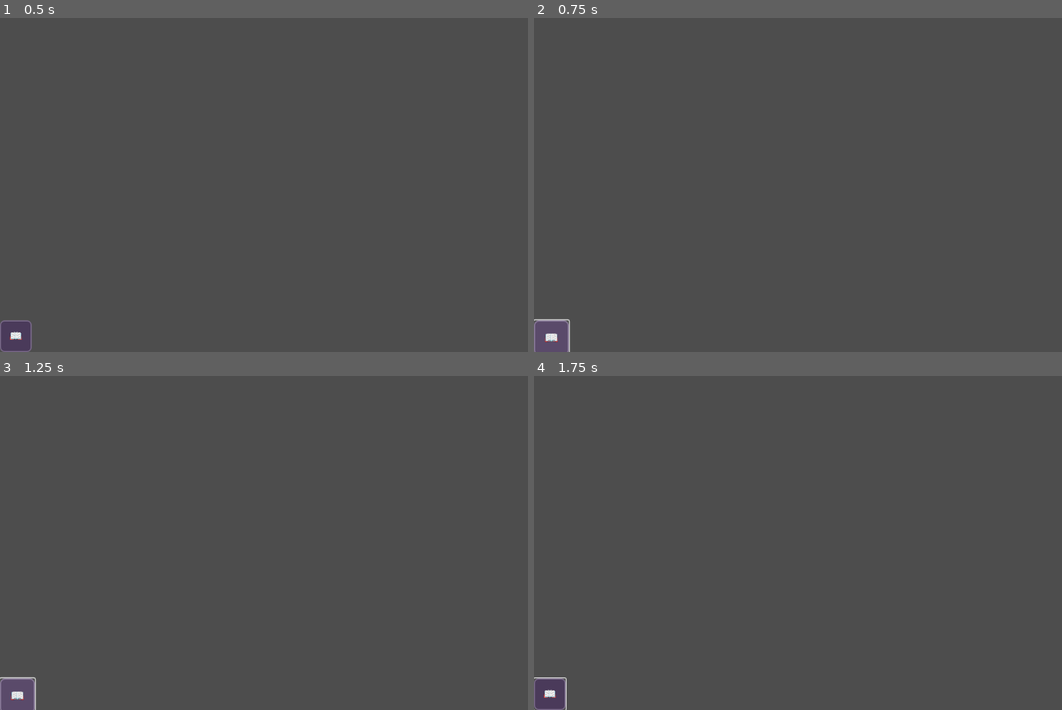
Above: before the commit, frames 1-4 (two rows, left to right).
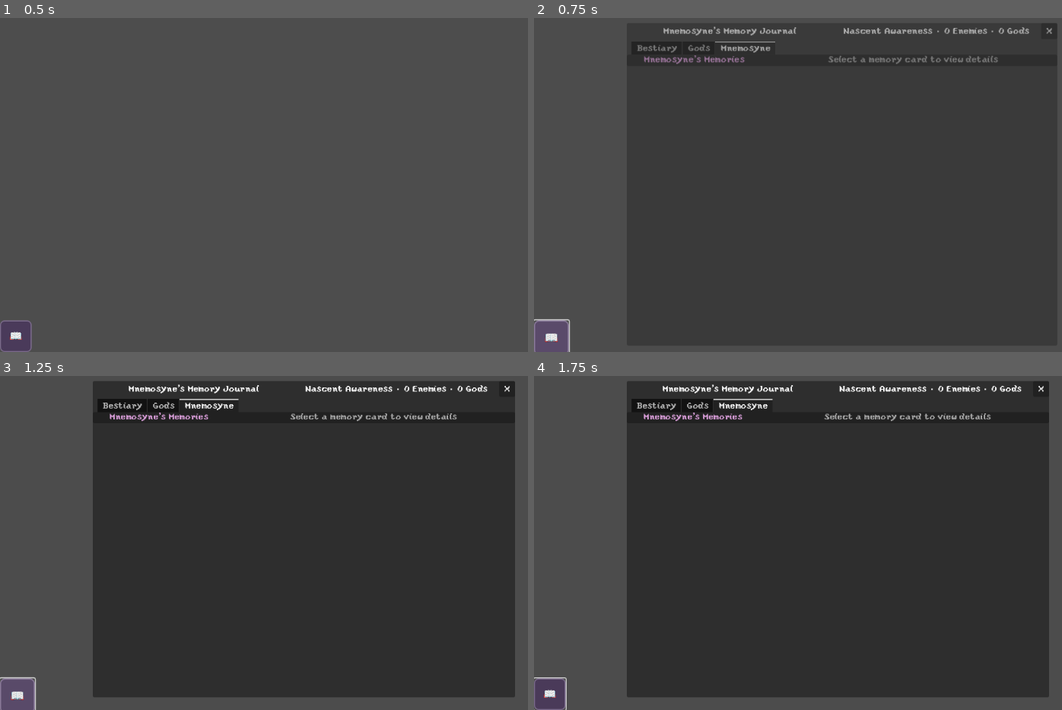
Above: after the commit, the same moments.

Repository: leslieharding/Mnemosyne
Game: Godot game, scene res://Scenes/JournalButton.tscn
Same seed, same stepped clock (60 frames per second), same inputs: the game is played once before the commit and once after it. This scene is started directly instead of the project's main scene.
Inputs (mouse positions are in pixels of both pictures, inside the frame that each line leads up to):
- Up to frame 1 (0.5 s): no input
- Up to frame 2 (0.75 s): click "📖" at 0.5 s
- Up to frame 3 (1.25 s): no input
- Up to frame 4 (1.75 s): click (687, 439) at 1.27 s

Frame 1 is identical in both runs. In frame 2, 3.8% of the frame differs, in the area x 17-100%, y 1-15%; in frame 3, 75%, in the area x 17-98%, y 1-97%; in frame 4, 75%.

Commit message:
Update journal_button.gd

Diff:
--- a/Scripts/journal_button.gd
+++ b/Scripts/journal_button.gd
@@ -109,9 +109,8 @@
 
 		print("Journal created with dedicated CanvasLayer at position: ", journal_instance.position, " size: ", journal_instance.size)
 
-	# Show journal
-	journal_instance.visible = true
-	journal_instance.grab_focus()
+	# Show journal with proper animation by calling its show_journal method
+	journal_instance.show_journal("mnemosyne")  # Start on Mnemosyne tab
 
 	# Hide notifications when opened
 	hide_notification()
